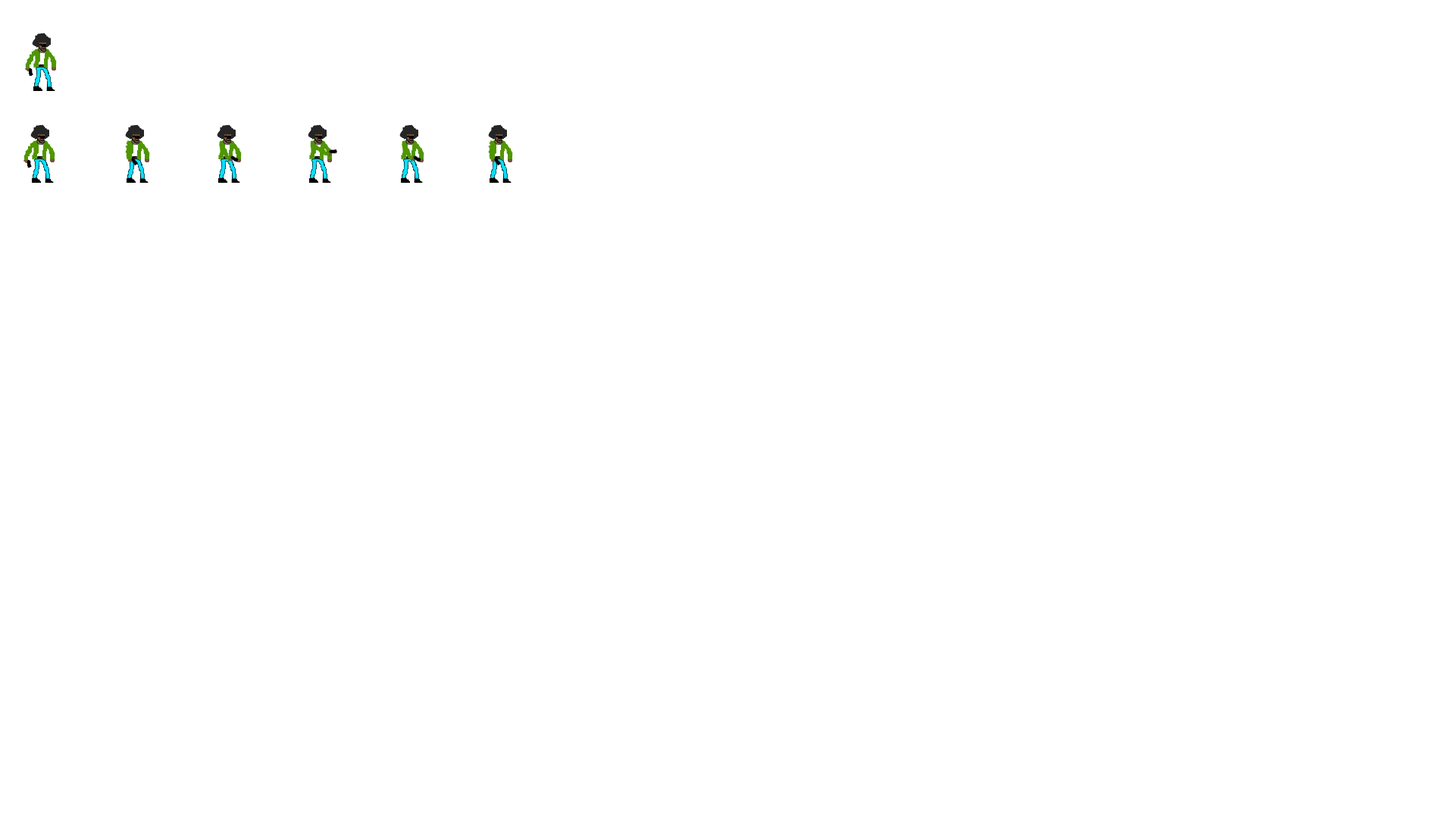
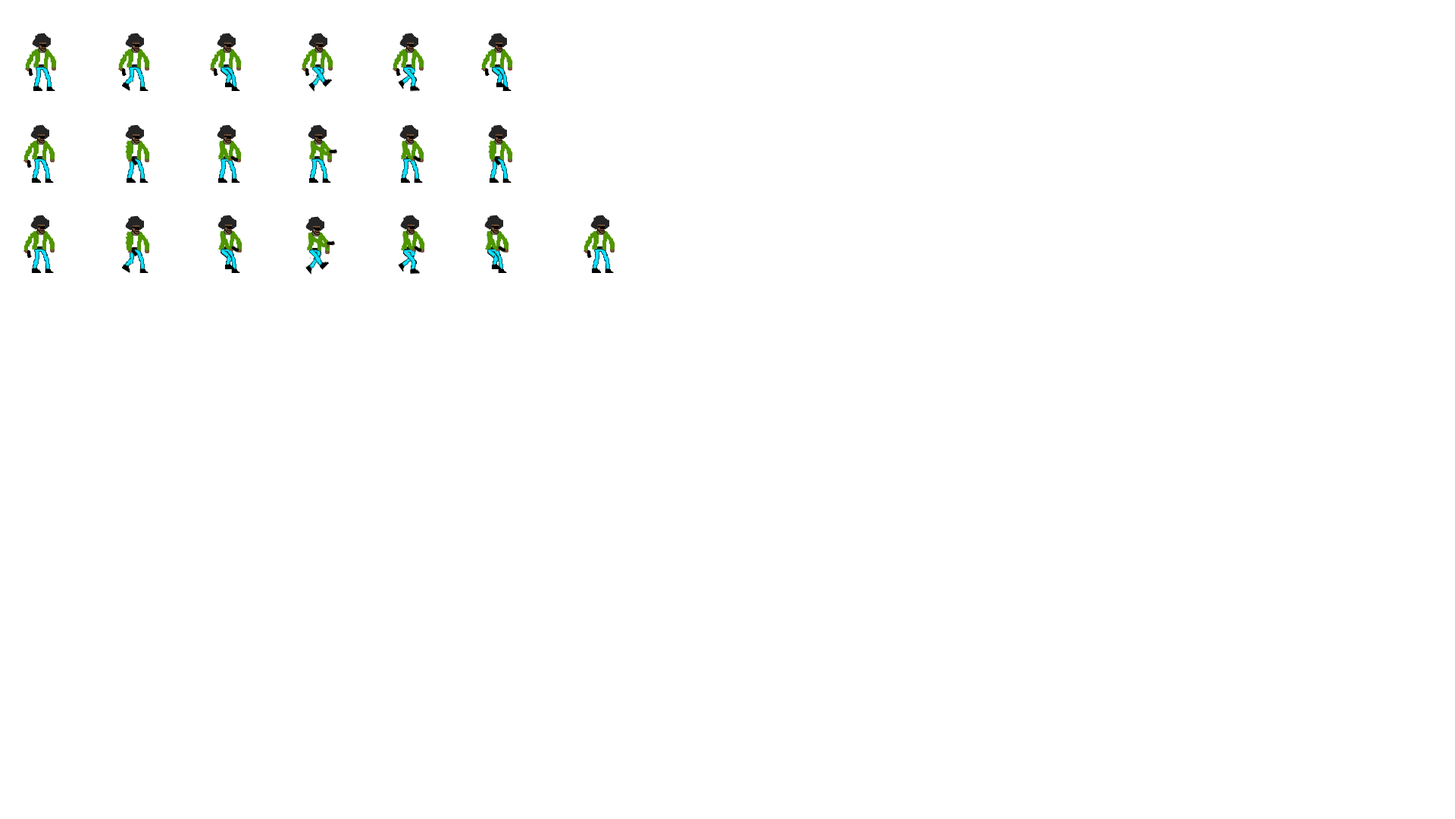
Layers edited between the first and the second 1455px x 819px image:
added group "runshoot_anim" with 7 layers in group "P2_SpriteSheet" over [23, 214, 616, 275]
added layer "(6,2)" in group "runshoot_anim" over [583, 214, 616, 273]
added layer "(5,2)" in group "runshoot_anim" over [484, 214, 510, 273]
added layer "(4,2)" in group "runshoot_anim" over [397, 214, 426, 275]
added layer "(3,2)" in group "runshoot_anim" over [305, 216, 336, 275]
added layer "(2,2)" in group "runshoot_anim" over [217, 214, 243, 273]
added layer "(1,2)" in group "runshoot_anim" over [122, 215, 151, 273]
added layer "(0,2)" in group "runshoot_anim" over [23, 214, 56, 273]
added group "run_anim" with 6 layers in group "P2_SpriteSheet" over [118, 32, 514, 92]
added layer "(5,0)" in group "run_anim" over [481, 32, 514, 91]
added layer "(4,0)" in group "run_anim" over [392, 32, 425, 92]
added layer "(3,0)" in group "run_anim" over [301, 32, 334, 92]
added layer "(2,0)" in group "run_anim" over [209, 32, 242, 91]
added layer "(1,0)" in group "run_anim" over [118, 32, 151, 91]
